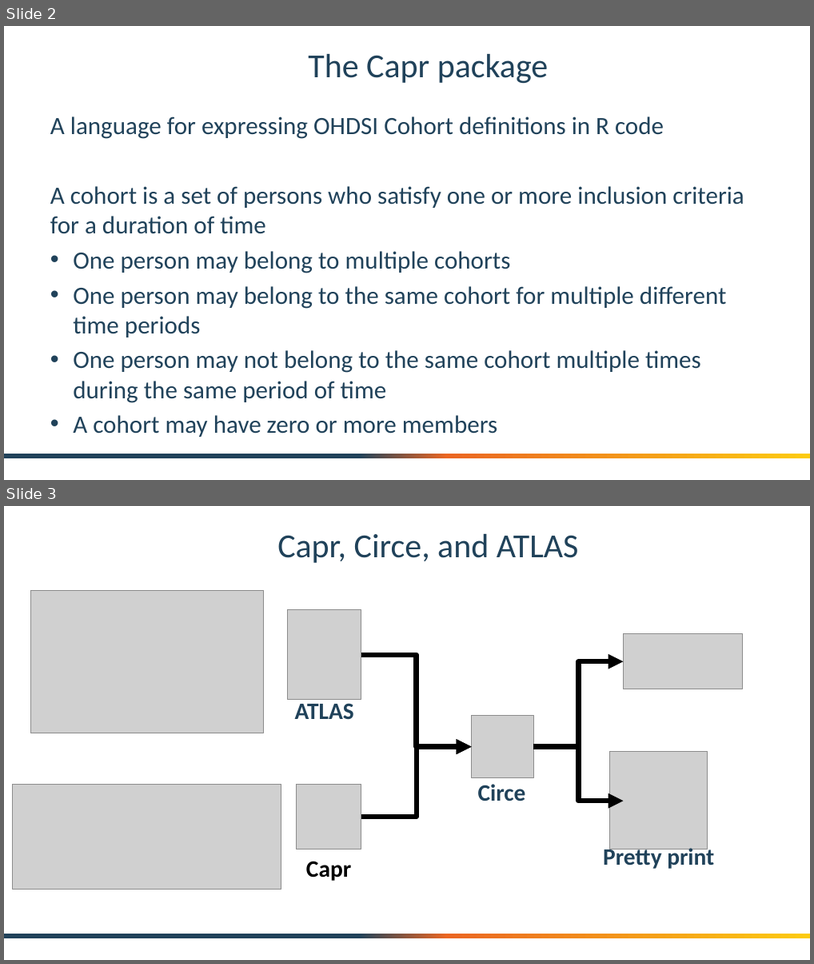
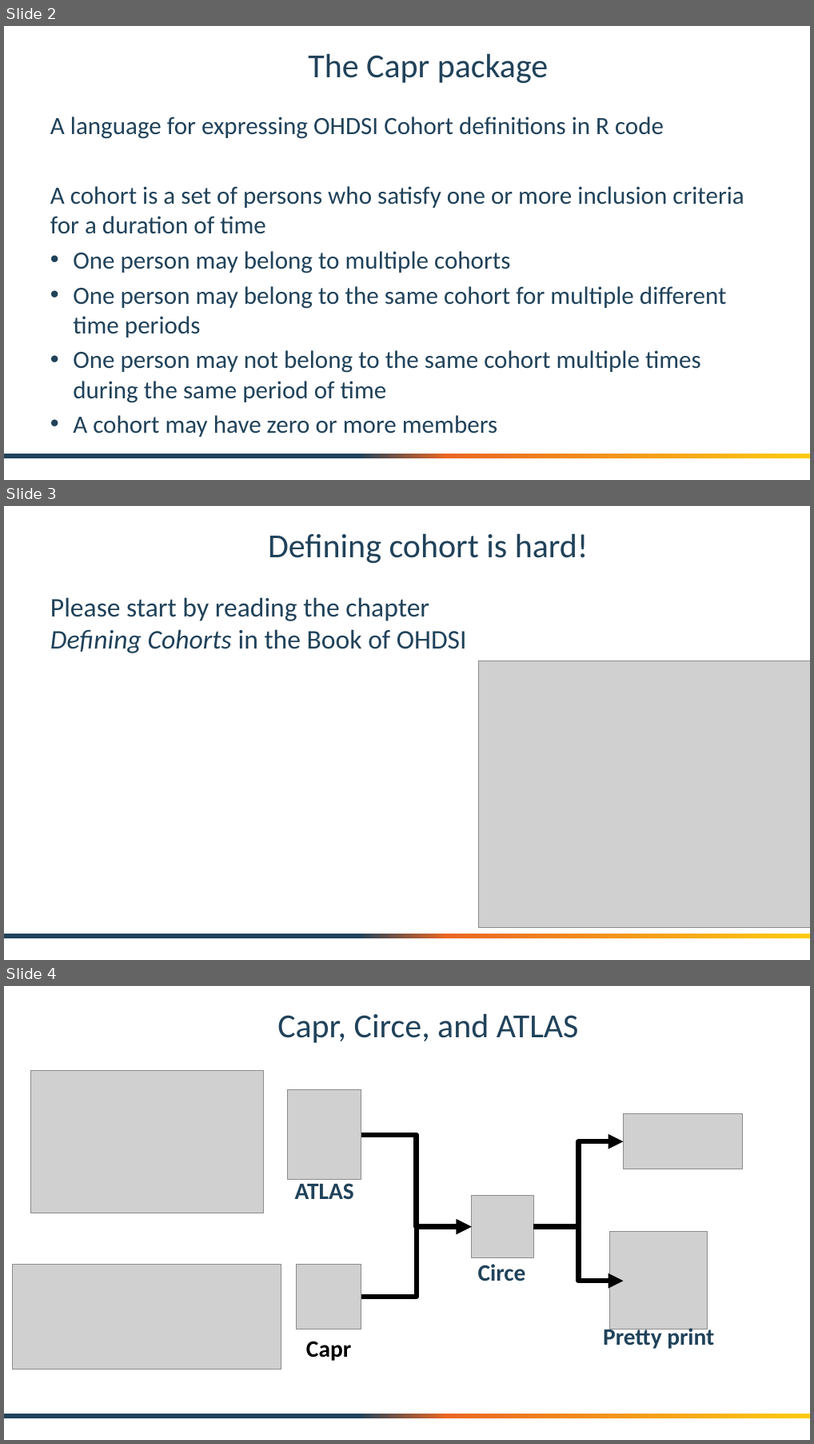
Before and after one commit to OHDSI/Tutorial-Hades, a slide deck: slides/Capr.pptx. Shown one above the other, each under a label of ours: slides 2 and 3 before the commit, slides 2, 3 and 4 after it. The pictures are 814x964 and 814x1444 pixels, drawn with LibreOffice and Linux fonts; fonts in the diff are those of the drawing; grey boxes stand for pictures; background and template pictures are left out. Boxes give left, top, right and bottom in pixels: in the first picture for what was removed or moved away, otherwise in the second. Text is boxed around its words. In the diff, an @@ line names an element or a change of style, - is before the commit and + after.

```diff
--- a/slides/Capr.pptx
+++ b/slides/Capr.pptx
@@ slide 3 added at (4,506,810,960), background #FFFFFF; not listed: 1 template element that a slide beside it also shows @@
@@ title added at (268,534,589,564), 40 pt, text #20425A @@
+Defining cohort is hard!
@@ text added at (50,597,467,653), 32 pt, text #20425A @@
+Please start by reading the chapter Defining Cohorts in the Book of OHDSI
@@ picture added at (479,661,810,928) @@
@@ what was slide 3 is now slide 4 @@
```
Also in this commit, not shown: 4 other files.
